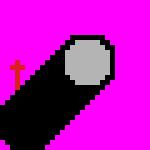
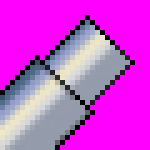
Revision of a layered 150 x 150 image; what changed, layer by layer:
painted on "Nouveau calque" over 0, 15, 135, 150
added layer "Nouveau calque#1" above "Arrière-plan" over 0, 15, 135, 150
